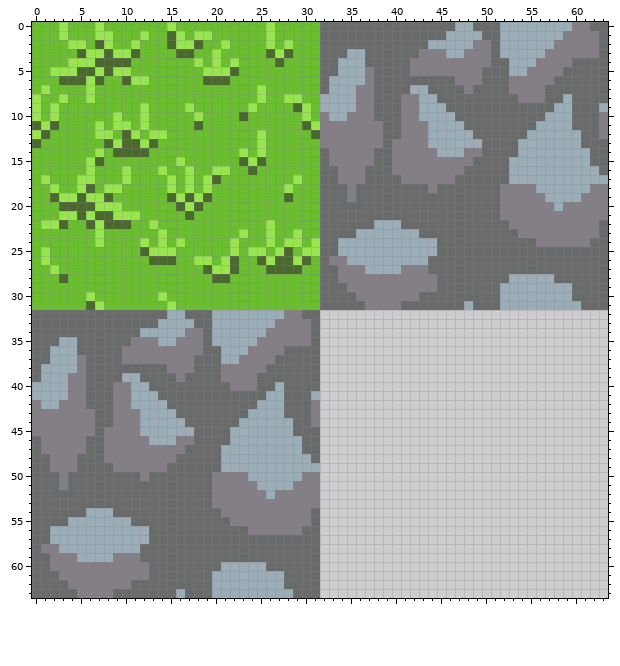
Edited in one commit: pixel-art sprite (models/rocks_texture.png). Above is the file before it was changed.
The file is 64x64 pixels.
Now the later version:
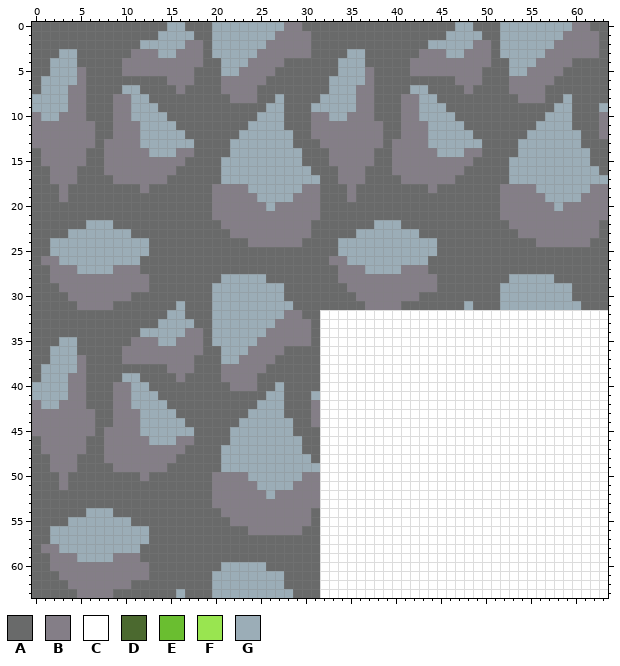
Palette (. is transparent): A #696a6a  B #847e87  C #ffffff  D #4b692f  E #6abe30  F #99e550  G #9badb7
Edits made:
Changed rows in their new state; - is an unchanged pixel.
first column x 0:
 0 AAAAAAAAAAAAAAAGGAAAGGGGGGGGBBAA--------------------------------
 1 AAAAAAAAAAAAAAGGGGAAGGGGGGGBBBBA--------------------------------
 2 AAAAAAAAAAAAGGGGGBBAGGGGGGBBBBBA--------------------------------
 3 AAAGGAAAAAABBBGGBBBAGGGGGBBBBBBA--------------------------------
 4 AAGGGAAAAABBBBBBBBBAAGGGBBBBAAAA--------------------------------
 5 AAGGGBAAAABBBBBBBBAAAGGBBBBAAAAA--------------------------------
 6 AGGGGBAAAAAAAAABBBAAABBBBBAAAAAA--------------------------------
 7 AGGGBBAAAAGGAAAABAAAABBBBAAAAAAA--------------------------------
 8 GGGGBBAAABBGGAAAAAAAAABBBAAGAAAA--------------------------------
 9 GGGGBBAAABBGGGAAAAAAAAAAAAGGAAAG--------------------------------
10 BGGBBBAAABBGGGGAAAAAAAAAAGGGAAAB--------------------------------
11 BBBBBBBAABBBGGGGAAAAAAAAGGGGAAAB--------------------------------
12 BBBBBBBAABBBGGGGGAAAAAAGGGGGGAAB--------------------------------
13 BBBBBBBABBBBGGGGGGAAAAGGGGGGGAAA--------------------------------
14 ABBBBBAABBBBBGGGBBAAAAGGGGGGGGAA--------------------------------
15 ABBBBBAABBBBBBBBBAAAAGGGGGGGGGAA--------------------------------
16 AABBBAAABBBBBBBBAAAAAGGGGGGGGGGA--------------------------------
17 AABBBAAAABBBBBBAAAAAAGGGGGGGGGGG--------------------------------
18 AAABAAAAAAAABAAAAAAABBBBGGGGGGBB--------------------------------
19 AAABAAAAAAAAAAAAAAAABBBBBGGGGBBB--------------------------------
20 AAAAAAAAAAAAAAAAAAAABBBBBBGBBBBB--------------------------------
21 AAAAAAAAAAAAAAAAAAAABBBBBBBBBBBB--------------------------------
22 AAAAAAGGGAAAAAAAAAAAABBBBBBBBBBA--------------------------------
23 AAAAGGGGGGGAAAAAAAAAAABBBBBBBBBA--------------------------------
24 AAGGGGGGGGGGGAAAAAAAAAAABBBBBBAA--------------------------------
25 AAGGGGGGGGGGGAAAAAAAAAAAAAAAAAAA--------------------------------
26 ABBGGGGGGGGGAAAAAAAAAAAAAAAAAAAA--------------------------------
27 AABBBGGGGBBBAAAAAAAAAAAAAAAAAAAA--------------------------------
28 AABBBBBBBBBBBAAAAAAAAGGGGGAAAAAA--------------------------------
29 AAABBBBBBBBBBAAAAAAAGGGGGGGGAAAA--------------------------------
30 AAAABBBBBBBAAAAAAAAAGGGGGGGGAAAA--------------------------------
31 AAAAABBBBAAAAAAAGAAAGGGGGGGGGAAA--------------------------------
32 --------------------------------CCCCCCCCCCCCCCCCCCCCCCCCCCCCCCCC
33 --------------------------------CCCCCCCCCCCCCCCCCCCCCCCCCCCCCCCC
34 --------------------------------CCCCCCCCCCCCCCCCCCCCCCCCCCCCCCCC
35 --------------------------------CCCCCCCCCCCCCCCCCCCCCCCCCCCCCCCC
36 --------------------------------CCCCCCCCCCCCCCCCCCCCCCCCCCCCCCCC
37 --------------------------------CCCCCCCCCCCCCCCCCCCCCCCCCCCCCCCC
38 --------------------------------CCCCCCCCCCCCCCCCCCCCCCCCCCCCCCCC
39 --------------------------------CCCCCCCCCCCCCCCCCCCCCCCCCCCCCCCC
40 --------------------------------CCCCCCCCCCCCCCCCCCCCCCCCCCCCCCCC
41 --------------------------------CCCCCCCCCCCCCCCCCCCCCCCCCCCCCCCC
42 --------------------------------CCCCCCCCCCCCCCCCCCCCCCCCCCCCCCCC
43 --------------------------------CCCCCCCCCCCCCCCCCCCCCCCCCCCCCCCC
44 --------------------------------CCCCCCCCCCCCCCCCCCCCCCCCCCCCCCCC
45 --------------------------------CCCCCCCCCCCCCCCCCCCCCCCCCCCCCCCC
46 --------------------------------CCCCCCCCCCCCCCCCCCCCCCCCCCCCCCCC
47 --------------------------------CCCCCCCCCCCCCCCCCCCCCCCCCCCCCCCC
48 --------------------------------CCCCCCCCCCCCCCCCCCCCCCCCCCCCCCCC
49 --------------------------------CCCCCCCCCCCCCCCCCCCCCCCCCCCCCCCC
50 --------------------------------CCCCCCCCCCCCCCCCCCCCCCCCCCCCCCCC
51 --------------------------------CCCCCCCCCCCCCCCCCCCCCCCCCCCCCCCC
52 --------------------------------CCCCCCCCCCCCCCCCCCCCCCCCCCCCCCCC
53 --------------------------------CCCCCCCCCCCCCCCCCCCCCCCCCCCCCCCC
54 --------------------------------CCCCCCCCCCCCCCCCCCCCCCCCCCCCCCCC
55 --------------------------------CCCCCCCCCCCCCCCCCCCCCCCCCCCCCCCC
56 --------------------------------CCCCCCCCCCCCCCCCCCCCCCCCCCCCCCCC
57 --------------------------------CCCCCCCCCCCCCCCCCCCCCCCCCCCCCCCC
58 --------------------------------CCCCCCCCCCCCCCCCCCCCCCCCCCCCCCCC
59 --------------------------------CCCCCCCCCCCCCCCCCCCCCCCCCCCCCCCC
60 --------------------------------CCCCCCCCCCCCCCCCCCCCCCCCCCCCCCCC
61 --------------------------------CCCCCCCCCCCCCCCCCCCCCCCCCCCCCCCC
62 --------------------------------CCCCCCCCCCCCCCCCCCCCCCCCCCCCCCCC
63 --------------------------------CCCCCCCCCCCCCCCCCCCCCCCCCCCCCCCC
Changed places in both pictures, as pixel boxes (x1, y1, x2, y2):
changed: (32, 22, 608, 598)
